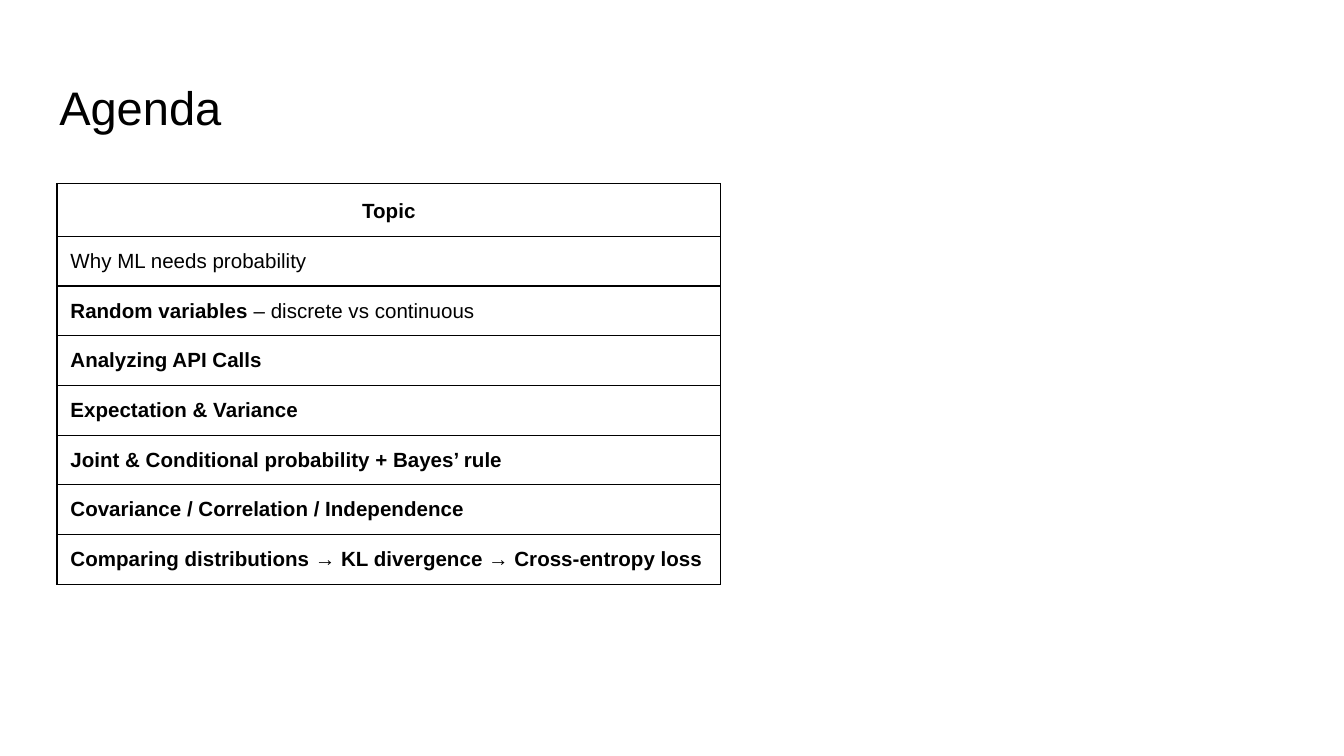
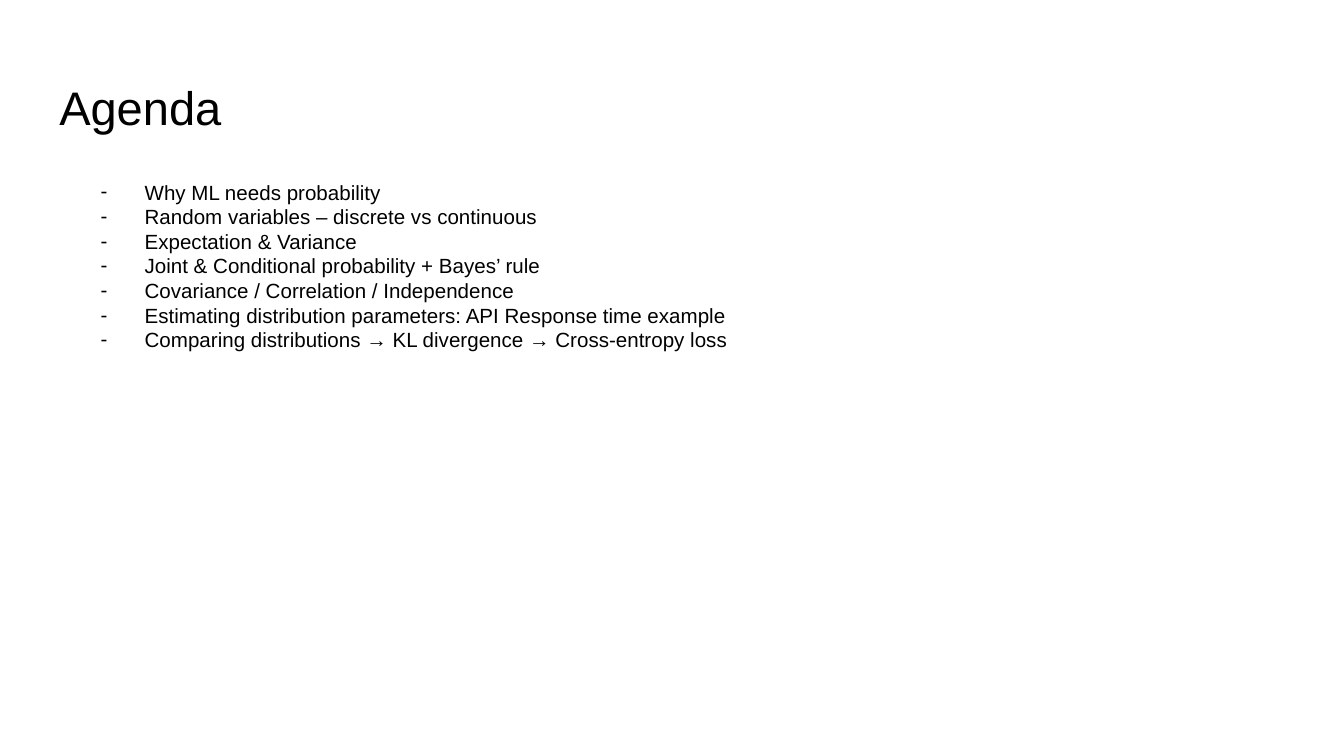
Before and after one commit to ankur6ue/deep-learning-course, a slide deck: slide 3 of Module 1/class_1.6/deep_learning_course_class_1.6.pptx. Drawn at 1344x756 pixels with LibreOffice and Linux fonts; fonts in the diff are those of the drawing. Boxes give left, top, right and bottom in pixels: in the first picture for what was removed or moved away, otherwise in the second. Text is boxed around its words. In the diff, an @@ line names an element or a change of style, - is before the commit and + after.

```diff
--- a/Module 1/class_1.6/deep_learning_course_class_1.6.pptx
+++ b/Module 1/class_1.6/deep_learning_course_class_1.6.pptx
@@ table removed at <box>56,183,720,624</box>, 8 rows, 1 columns @@
-Topic
-Why ML needs probability
-Random variables – discrete vs continuous
-Analyzing API Calls
-Expectation & Variance
-Joint & Conditional probability + Bayes’ rule
-Covariance / Correlation / Independence
-Comparing distributions → KL divergence → Cross-entropy loss
@@ text added at <box>145,185,727,352</box>, 11 pt, text #000000 @@
+– Why ML needs probability
+– Random variables – discrete vs continuous
+– Expectation & Variance
+– Joint & Conditional probability + Bayes’ rule
+– Covariance / Correlation / Independence
+– Estimating distribution parameters: API Response time example
+– Comparing distributions → KL divergence → Cross-entropy loss
```
Also in this commit, not shown: 6 other slides changed, 5 slides added, 3 other files.
